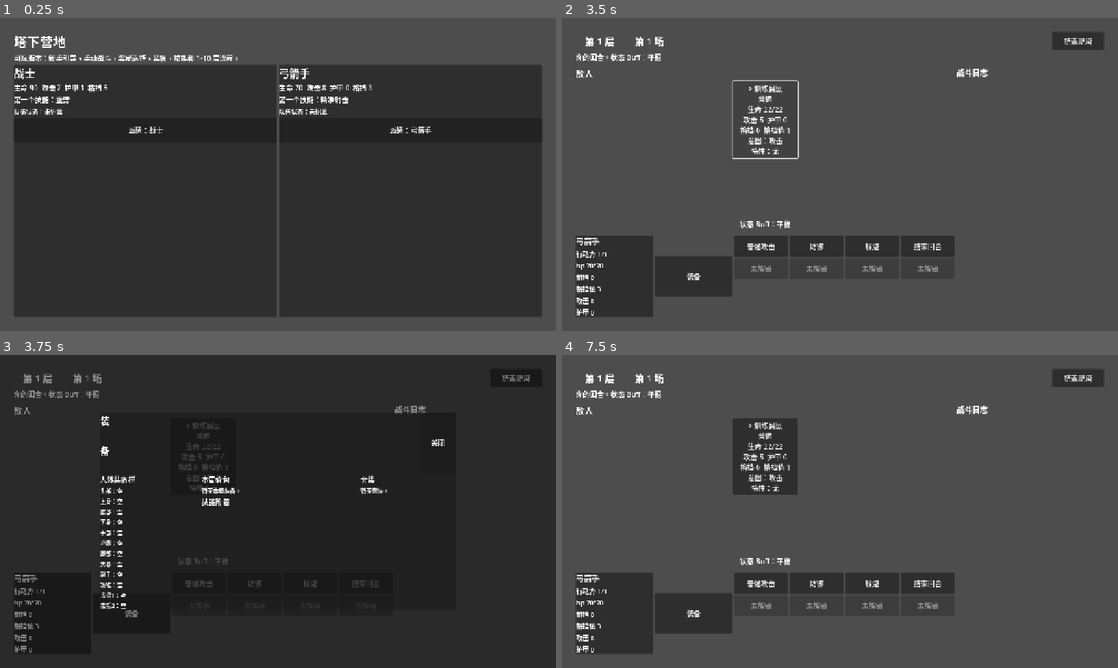
Above: before the commit, frames 1-4 (two rows, left to right).
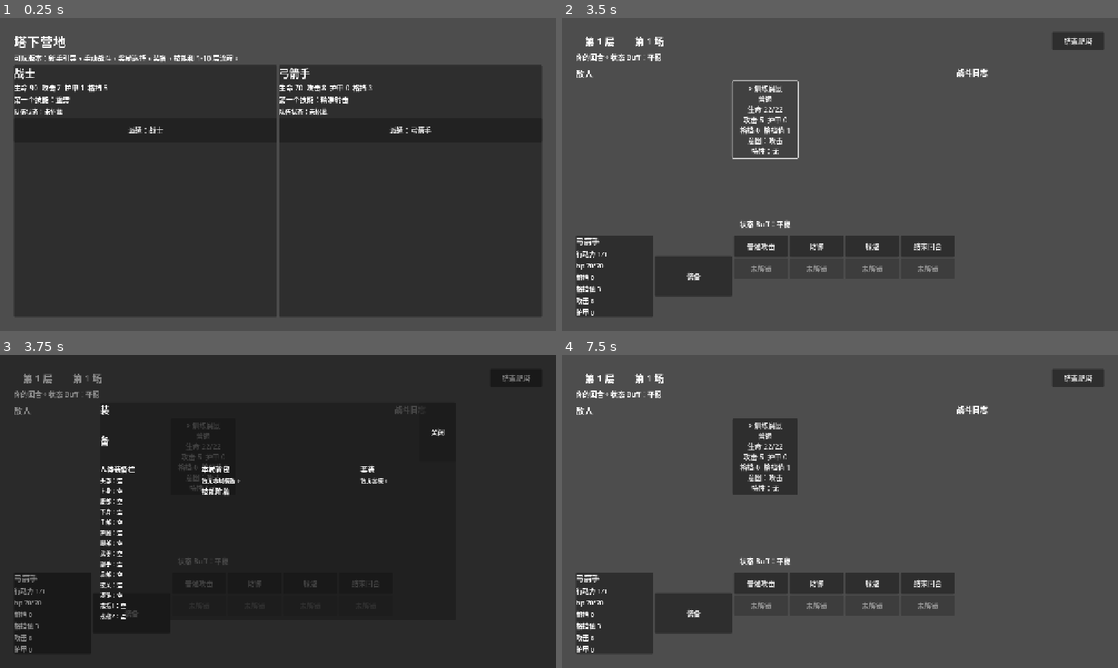
Above: after the commit, the same moments.

Repository: vacryleaf/super_tower
Game: Godot game, scene res://scenes/main.tscn
The game is run twice, just before and just after one commit, with the same random seed, the same clock (stepped at 60 frames per second) and the same inputs.
Inputs:
- Up to frame 1 (0.25 s): no input
- Up to frame 2 (3.5 s): click "派遣：战士" at 0.5 s; click "结束爬塔" at 1.25 s; click "派遣：弓箭手" at 2 s; click "> 训练腐鼠 普通 生命 22/22 攻击 5 护甲 0 …" at 2.75 s
- Up to frame 3 (3.75 s): click "装备" at 3.5 s
- Up to frame 4 (7.5 s): click "普通攻击" at 4.25 s; click "防御" at 5 s; click "躲避" at 5.75 s; click "结束回合" at 6.5 s; click "关闭" at 7.25 s

Frames 1-2 are identical in both runs. In frame 3, 1.5% of the frame differs, in the area x 18-80%, y 16-85%; in frame 4, nothing differs.

Commit message:
添加肩部和披风装备槽位，装备位置从 12 扩展到 14
Co-Authored-By: Claude Opus 4.7 <noreply@anthropic.com>

Diff:
--- a/GameProject/scripts/ui/equipment_view.gd
+++ b/GameProject/scripts/ui/equipment_view.gd
@@ -3,7 +3,7 @@
 
 const DataCatalog = preload("res://scripts/core/data_catalog.gd")
 
-const SLOTS := ["head", "body", "waist", "legs", "hands", "leggings", "feet", "weapon", "offhand", "necklace", "ring", "ring2"]
+const SLOTS := ["head", "body", "waist", "legs", "hands", "leggings", "feet", "weapon", "offhand", "shoulders", "cloak", "necklace", "ring", "ring2"]
 
 
 func panel(session: Variant, label_factory: Callable, close_callback: Callable) -> Control:
@@ -68,6 +68,8 @@
 		"feet": "脚部",
 		"weapon": "武器",
 		"offhand": "副手",
+		"shoulders": "肩部",
+		"cloak": "披风",
 		"necklace": "项链",
 		"ring": "戒指1",
 		"ring2": "戒指2"
Not shown, changed: docs/game_manual/04_equipment.md
